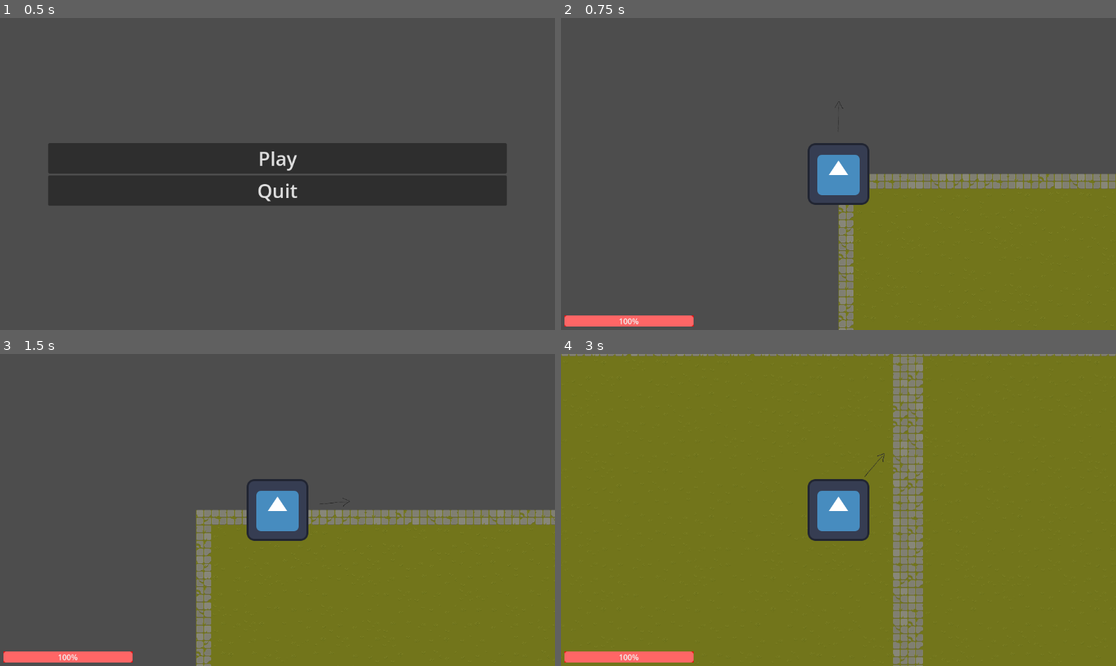
Above: before the commit, frames 1-4 (two rows, left to right).
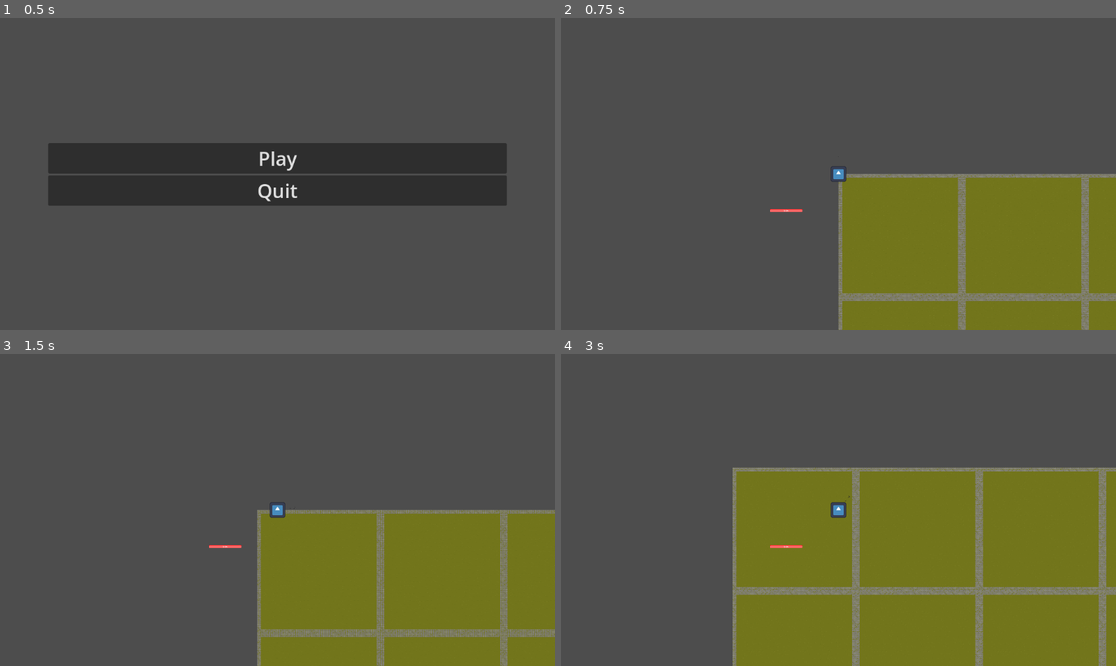
Above: after the commit, the same moments.

Repository: TryHardPotat/FYP_2
Game: Godot game, scene res://start_menu.tscn
The game is run twice, just before and just after one commit, with the same random seed, the same clock (stepped at 60 frames per second) and the same inputs. The engine's default icon, where the game draws it, is replaced by a stand-in: a white triangle on a blue panel in a dark square.
Inputs (mouse positions are in pixels of both pictures, inside the frame that each line leads up to):
- Up to frame 1 (0.5 s): no input
- Up to frame 2 (0.75 s): click "Play" at 0.5 s
- Up to frame 3 (1.5 s): tap Enter at 1.25 s; move the mouse to (399, 494) at 1.27 s; hold D (move_right) from 1.28 s (still down); tap Shift (dash) at 1.35 s
- Up to frame 4 (3 s): move the mouse to (727, 525) at 2.02 s; release D (move_right) at 2.03 s; hold S (move_down) 2.03-2.78 s; tap Space (primary_attack) at 2.1 s; move the mouse to (894, 441) at 2.77 s; hold D (move_right) from 2.78 s (still down); tap Shift (dash) at 2.85 s

Frame 1 is identical in both runs. In frame 2, 6.9% of the frame differs, in the area x 0-100%, y 26-100%; in frame 3, 12%; in frame 4, 66%, in the area x 0-100%, y 0-100%.

Commit message:
Another non-functional spawner

Diff:
--- a/active_scene.tscn
+++ b/active_scene.tscn
@@ -1,13 +1,15 @@
-[gd_scene load_steps=5 format=3 uid="uid://dp2xvh7q3nltd"]
+[gd_scene load_steps=6 format=3 uid="uid://dp2xvh7q3nltd"]
 
 [ext_resource type="PackedScene" uid="uid://bwljgivopd1yw" path="res://spawner.tscn" id="1_befqd"]
 [ext_resource type="PackedScene" uid="uid://byjobqop50cew" path="res://scenes/entities/warrior.tscn" id="1_hciqs"]
+[ext_resource type="PackedScene" uid="uid://deq5qgy4siawj" path="res://scenes/entities/rat.tscn" id="2_faaqe"]
 [ext_resource type="Script" path="res://dungeon_generator.gd" id="3_onls7"]
 [ext_resource type="PackedScene" uid="uid://b4ge8rotac0uo" path="res://scenes/rooms/room_1.tscn" id="4_n084y"]
 
 [node name="ActiveScene" type="Node2D"]
 
 [node name="Spawner" parent="." instance=ExtResource("1_befqd")]
+spawn_scene = ExtResource("2_faaqe")
 
 [node name="Warrior" parent="." instance=ExtResource("1_hciqs")]
 
--- a/scenes/entities/warrior.tscn
+++ b/scenes/entities/warrior.tscn
@@ -26,6 +26,7 @@
 script = ExtResource("1_63q3t")
 
 [node name="Camera2D" type="Camera2D" parent="."]
+zoom = Vector2(0.25, 0.25)
 
 [node name="Sprite2D" type="Sprite2D" parent="."]
 texture = ExtResource("1_2m0nl")
--- a/spawner.gd
+++ b/spawner.gd
@@ -1,52 +1,24 @@
 extends Node2D
 
-@export var spawn_table : Array[Spawn_Info] = []
+@export var spawn_scene : PackedScene
+@export var spawn_interval : float = 2.0
+@export var spawn_radius : float = 100.0
 
-@onready var player = get_tree().get_first_node_in_group("Warrior")
+func _ready():
+	print("Spawner Started")
+	var timer = Timer.new()
+	timer.connect("timeout", Callable(self, "_on_spawn_timer,timeout"))
+	timer.set_wait_time(spawn_interval)
+	timer.set_one_shot(false)
+	add_child(timer)
+	timer.start()
 
-var time = 0
+func _on_spawn_timer_timeout():
+	if spawn_scene:
+		var instance = spawn_scene.instantiate()
+		var spawn_position = Vector2(randf_range(-spawn_radius, spawn_radius), randf_range(-spawn_radius, spawn_radius))
 
-func _on_timer_timeout():
-	time += 1
-	var enemy_spawns = spawn_table
-	for i in enemy_spawns:
-		if time >= i.time_start and time <= i.time_end:
-			if i.spawn_delay_counter < i.enemy_spawn_delay:
-				i.spawn_delay_counter += 1
-			else:
-				i.spawn_delay_counter = 0
-				var new_enemy_scene = load(i.enemy.resource_path)
-				var counter = 0
-				while counter < i.enemy_no:
-					var enemy_spawn = new_enemy_scene.instantiate()
-					enemy_spawn.global_position = get_random_position()
-					add_child(enemy_spawn)
-					counter += 1
-
-func get_random_position():
-	var viewportrect = get_viewport_rect().size * randf_range(1.1,1.4)
-	var top_left = Vector2(player.global_position.x - viewportrect.x/2, player.global_position.y - viewportrect.y/2)
-	var top_right = Vector2(player.global_position.x + viewportrect.x/2, player.global_position.y - viewportrect.y/2)
-	var bottom_left = Vector2(player.global_position.x - viewportrect.x/2, player.global_position.y + viewportrect.y/2)
-	var bottom_right = Vector2(player.global_position.x + viewportrect.x/2, player.global_position.y + viewportrect.y/2)
-	var pos_side = ["up", "down", "right", "left"].pick_random()
-	var spawn_pos1 = Vector2.ZERO
-	var spawn_pos2 = Vector2.ZERO
-
-	match pos_side:
-		"up":
-			spawn_pos1 = top_left
-			spawn_pos2 = top_right
-		"down":
-			spawn_pos1 = bottom_left
-			spawn_pos2 = bottom_right
-		"right":
-			spawn_pos1 = top_right
-			spawn_pos2 = bottom_right
-		"left":
-			spawn_pos1 = top_left
-			spawn_pos2 = bottom_left
-
-	var x_spawn = randf_range(spawn_pos1.x, spawn_pos2.x)
-	var y_spawn = randf_range(spawn_pos1.y, spawn_pos2.y)
-	return Vector2(x_spawn, y_spawn)
+		instance.position = spawn_position
+		add_child(instance)
+	else:
+		print("No Scene to Spawn")
--- a/spawner.tscn
+++ b/spawner.tscn
@@ -1,22 +1,6 @@
-[gd_scene load_steps=5 format=3 uid="uid://bwljgivopd1yw"]
+[gd_scene load_steps=2 format=3 uid="uid://bwljgivopd1yw"]
 
 [ext_resource type="Script" path="res://spawner.gd" id="1_3vh67"]
-[ext_resource type="Script" path="res://spawn_info.gd" id="2_merym"]
-[ext_resource type="Script" path="res://scenes/entities/rat.gd" id="3_16k33"]
-
-[sub_resource type="Resource" id="Resource_hwj4f"]
-script = ExtResource("2_merym")
-time_start = 0
-time_end = 60
-enemy_spawn_delay = 5
-enemy_no = 5
-enemy = ExtResource("3_16k33")
 
 [node name="Spawner" type="Node2D"]
 script = ExtResource("1_3vh67")
-spawn_table = Array[ExtResource("2_merym")]([SubResource("Resource_hwj4f")])
-
-[node name="Timer" type="Timer" parent="."]
-autostart = true
-
-[connection signal="timeout" from="Timer" to="." method="_on_timer_timeout"]
